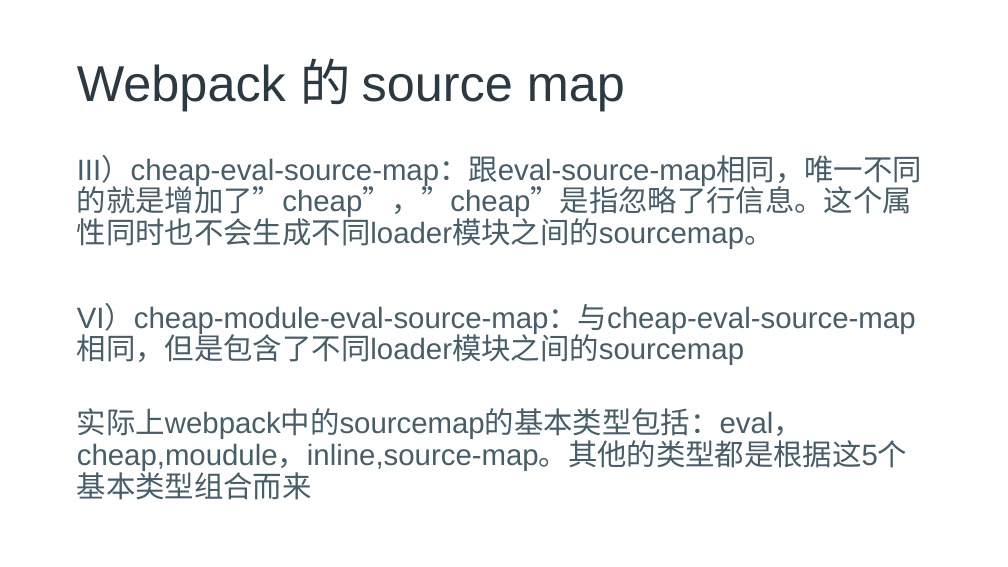
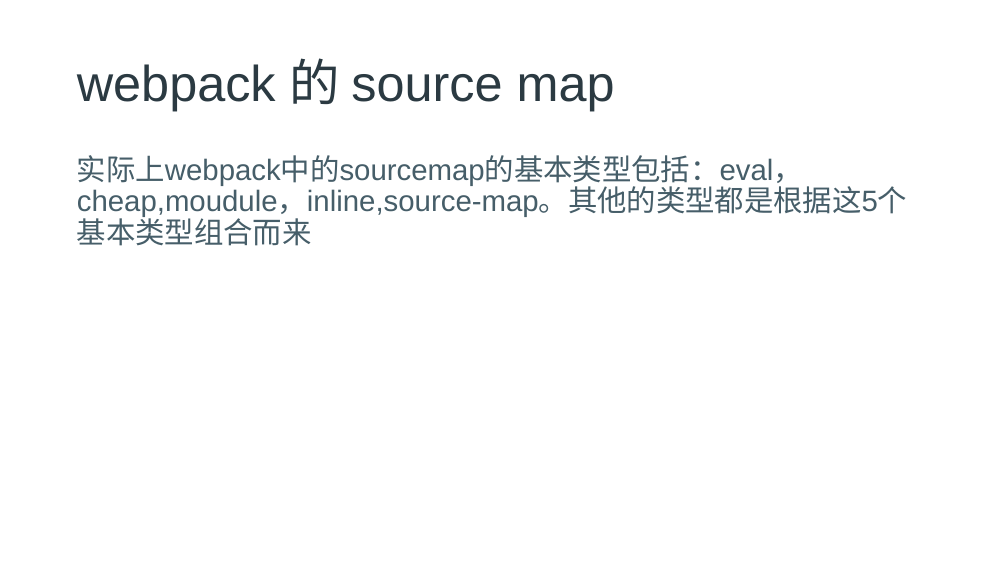
Before and after one commit to freeozyl80/webpack-lesson, a slide deck: slide 11 of chapter10/chapter5pptx.pptx. Drawn at 1008x567 pixels with LibreOffice and Linux fonts; fonts in the diff are those of the drawing; background and template pictures are left out. Boxes give left, top, right and bottom in pixels: in the first picture for what was removed or moved away, otherwise in the second. Text is boxed around its words. In the diff, an @@ line names an element or a change of style, - is before the commit and + after.

```diff
--- a/chapter10/chapter5pptx.pptx
+++ b/chapter10/chapter5pptx.pptx
@@ title at <box>77,58,615,111</box>: text changed @@
-Webpack 的 source map
+webpack 的 source map
@@ text at <box>77,157,922,365</box>: paragraphs removed @@
-III）cheap-eval-source-map：跟eval-source-map相同，唯一不同的就是增加了”cheap”，”cheap”是指忽略了行信息。这个属性同时也不会生成不同loader模块之间的sourcemap。
-VI）cheap-module-eval-source-map：与cheap-eval-source-map相同，但是包含了不同loader模块之间的sourcemap
```
Also in this commit, not shown: 28 other slides changed, 5 other files.
